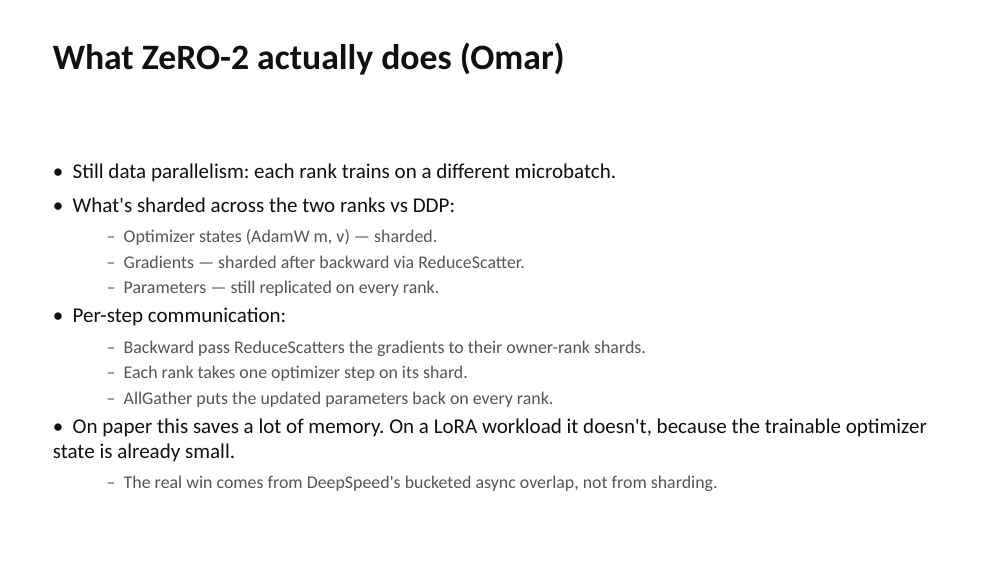
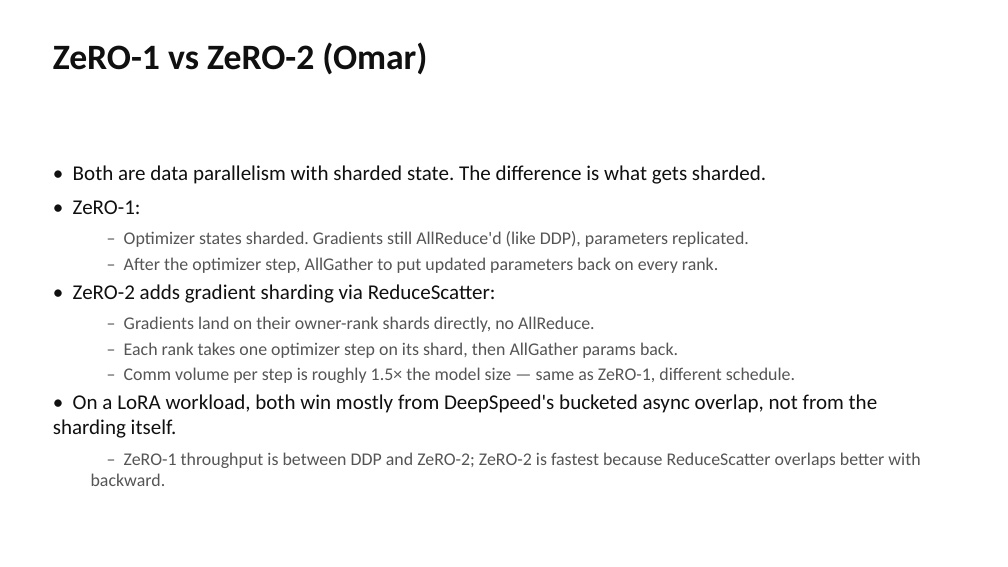
Before and after one commit to rassulmagauin/ml710, a slide deck: slide 13 of presentation/ML710_LLaVA_Parallelism.pptx (slide 14 before the commit). Drawn at 1008x567 pixels with LibreOffice and Linux fonts; fonts in the diff are those of the drawing. Boxes give left, top, right and bottom in pixels: in the first picture for what was removed or moved away, otherwise in the second. Text is boxed around its words. In the diff, an @@ line names an element or a change of style, - is before the commit and + after.

```diff
--- a/presentation/ML710_LLaVA_Parallelism.pptx
+++ b/presentation/ML710_LLaVA_Parallelism.pptx
@@ text at bbox=[53, 42, 427, 75]: text changed @@
-What ZeRO-2 actually does (Omar)
+ZeRO-1 vs ZeRO-2 (Omar)
@@ text at bbox=[53, 165, 920, 486]: text changed @@
-• Still data parallelism: each rank trains on a different microbatch.
-• What's sharded across the two ranks vs DDP:
-  – Optimizer states (AdamW m, v) — sharded.
-  – Gradients — sharded after backward via ReduceScatter.
-  – Parameters — still replicated on every rank.
-• Per-step communication:
-  – Backward pass ReduceScatters the gradients to their owner-rank shards.
-  – Each rank takes one optimizer step on its shard.
-  – AllGather puts the updated parameters back on every rank.
-• On paper this saves a lot of memory. On a LoRA workload it doesn't, because the trainable optimizer state is already small.
-  – The real win comes from DeepSpeed's bucketed async overlap, not from sharding.
+• Both are data parallelism with sharded state. The difference is what gets sharded.
+• ZeRO-1:
+  – Optimizer states sharded. Gradients still AllReduce'd (like DDP), parameters replicated.
+  – After the optimizer step, AllGather to put updated parameters back on every rank.
+• ZeRO-2 adds gradient sharding via ReduceScatter:
+  – Gradients land on their owner-rank shards directly, no AllReduce.
+  – Each rank takes one optimizer step on its shard, then AllGather params back.
+  – Comm volume per step is roughly 1.5× the model size — same as ZeRO-1, different schedule.
+• On a LoRA workload, both win mostly from DeepSpeed's bucketed async overlap, not from the sharding itself.
+  – ZeRO-1 throughput is between DDP and ZeRO-2; ZeRO-2 is fastest because ReduceScatter overlaps better with backward.
```
Also in this commit, not shown: 10 other slides changed, 5 slides added, 5 slides removed, 31 other files.
